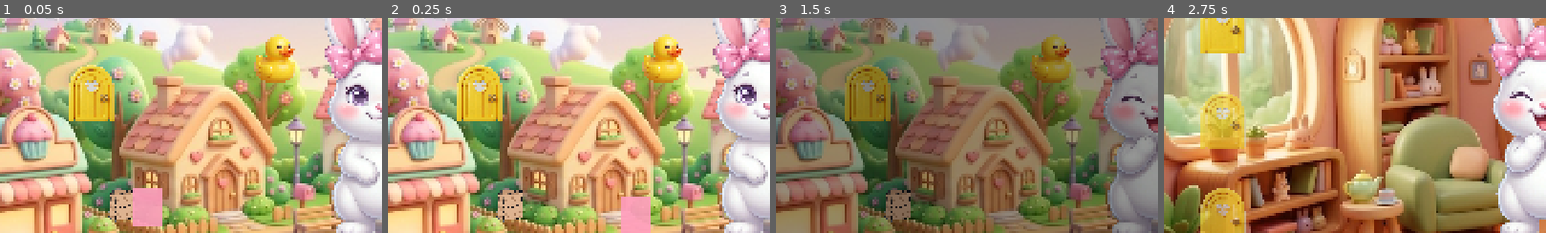
Above: before the commit, frames 1-4 (left to right).
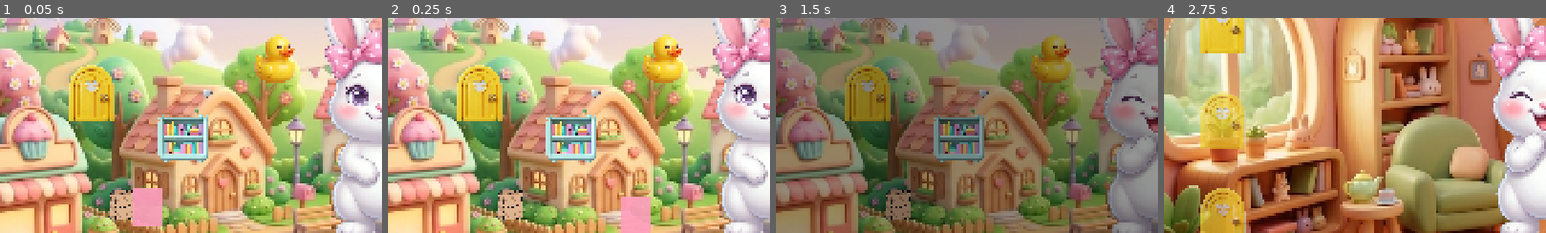
Above: after the commit, the same moments.

Repository: danielvm-git/big-quiqui-v2
Game: Godot game, scene res://scenes/vila.tscn
The game is run twice, just before and just after one commit, with the same random seed, the same clock (stepped at 60 frames per second) and the same inputs. This scene is started directly instead of the project's main scene. Sound files missing from this copy of the repository are replaced by a short silence.
Inputs (mouse positions are % of the whole screen's width and height, from its top left):
- Up to frame 1 (0.05 s): no input
- Up to frame 2 (0.25 s): no input
- Up to frame 3 (1.5 s): tap Enter at 0.5 s; drag from (50, 49) to (60, 28) at 0.52 s; drag from (5, 9) to (45, 70) at 1.27 s
- Up to frame 4 (2.75 s): move the mouse to (50, 49) at 2.02 s; tap Ctrl at 2.1 s; click (50, 49) at 2.17 s
The pictures show only the part of the screen within x 0-50%, y 26-76%; the shares and areas given below are measured in that part.

The runs differ from the first frame. In frame 1, 2.7% of the frame differs, in the area x 41-56%, y 33-68%; in frame 2, 2.7%; in frame 3, 2.7%; in frame 4, nothing differs.

Commit message:
feat(e10s04): PoiTable extraction and Vila ALBUM POI (t03)

Diff:
--- a/game/scenes/vila.tscn
+++ b/game/scenes/vila.tscn
@@ -1,43 +1,44 @@
 [gd_scene format=3]
 
-[ext_resource type="Script" path="res://scripts/scenes/vila.gd" id="1_ge51p"]
-[ext_resource type="Texture2D" path="res://assets/art/backgrounds/bg_vila.jpg" id="2_u757e"]
-[ext_resource type="Script" path="res://scripts/components/quiqui_rig.gd" id="3_6ahex"]
-[ext_resource type="Script" path="res://scripts/components/coin_ticket_hud.gd" id="4_7w3pu"]
-[ext_resource type="Script" path="res://scripts/components/tap_button.gd" id="5_gqmhq"]
-[ext_resource type="Texture2D" path="res://assets/art/ui/botao_casa.png" id="6_cqodo"]
-[ext_resource type="Script" path="res://scripts/components/wish_bubble.gd" id="7_cnm8j"]
-[ext_resource type="Texture2D" path="res://assets/art/moveis/porta.png" id="8_a1eos"]
-[ext_resource type="Texture2D" path="res://assets/art/items/roda_fortuna.png" id="9_bh6nw"]
-[ext_resource type="Texture2D" path="res://assets/art/items/melancia.png" id="10_b7swl"]
-[ext_resource type="Texture2D" path="res://assets/art/items/patinho.png" id="11_myncn"]
-[ext_resource type="Texture2D" path="res://assets/art/items/coroa.png" id="12_n6a0q"]
-[ext_resource type="Script" path="res://scripts/components/door_badge.gd" id="13_sxhq3"]
-[ext_resource type="Texture2D" path="res://assets/art/ui/bolinha_progresso_vazia.png" id="14_1m3mf"]
-[ext_resource type="Texture2D" path="res://assets/art/items/chuveirinho.png" id="15_7d53h"]
-[ext_resource type="Script" path="res://scripts/components/touch_draggable.gd" id="16_hnhw3"]
-[ext_resource type="Texture2D" path="res://assets/art/items/saquinho_lixo.png" id="17_38bqa"]
-[ext_resource type="Script" path="res://scripts/components/drag_hint.gd" id="18_2k3bi"]
-[ext_resource type="Script" path="res://scripts/components/hint_manager.gd" id="19_m8il4"]
-[ext_resource type="Texture2D" path="res://assets/art/efeitos/confete.png" id="20_8dlib"]
-
-[node name="Vila" type="Control" unique_id=767813977]
+[ext_resource type="Script" path="res://scripts/scenes/vila.gd" id="1_u757e"]
+[ext_resource type="Texture2D" path="res://assets/art/backgrounds/bg_vila.jpg" id="2_6ahex"]
+[ext_resource type="Script" path="res://scripts/components/quiqui_rig.gd" id="3_7w3pu"]
+[ext_resource type="Script" path="res://scripts/components/coin_ticket_hud.gd" id="4_gqmhq"]
+[ext_resource type="Script" path="res://scripts/components/tap_button.gd" id="5_cqodo"]
+[ext_resource type="Texture2D" path="res://assets/art/ui/botao_casa.png" id="6_cnm8j"]
+[ext_resource type="Script" path="res://scripts/components/wish_bubble.gd" id="7_a1eos"]
+[ext_resource type="Texture2D" path="res://assets/art/moveis/porta.png" id="8_bh6nw"]
+[ext_resource type="Texture2D" path="res://assets/art/items/roda_fortuna.png" id="9_b7swl"]
+[ext_resource type="Texture2D" path="res://assets/art/items/melancia.png" id="10_myncn"]
+[ext_resource type="Texture2D" path="res://assets/art/items/patinho.png" id="11_n6a0q"]
+[ext_resource type="Texture2D" path="res://assets/art/items/coroa.png" id="12_sxhq3"]
+[ext_resource type="Script" path="res://scripts/components/door_badge.gd" id="13_1m3mf"]
+[ext_resource type="Texture2D" path="res://assets/art/ui/bolinha_progresso_vazia.png" id="14_7d53h"]
+[ext_resource type="Texture2D" path="res://assets/art/moveis/estante.png" id="15_hnhw3"]
+[ext_resource type="Texture2D" path="res://assets/art/items/chuveirinho.png" id="16_38bqa"]
+[ext_resource type="Script" path="res://scripts/components/touch_draggable.gd" id="17_2k3bi"]
+[ext_resource type="Texture2D" path="res://assets/art/items/saquinho_lixo.png" id="18_m8il4"]
+[ext_resource type="Script" path="res://scripts/components/drag_hint.gd" id="19_8dlib"]
+[ext_resource type="Script" path="res://scripts/components/hint_manager.gd" id="20_dm4mx"]
+[ext_resource type="Texture2D" path="res://assets/art/efeitos/confete.png" id="21_s252r"]
+
+[node name="Vila" type="Control" unique_id=971041073]
 layout_mode = 3
 anchors_preset = 0
 anchor_right = 1.0
 anchor_bottom = 1.0
-script = ExtResource("1_ge51p")
-
-[node name="Background" type="TextureRect" parent="." unique_id=1069782039 groups=["background"]]
-layout_mode = 0
-anchor_right = 1.0
-anchor_bottom = 1.0
-mouse_filter = 2
-texture = ExtResource("2_u757e")
+script = ExtResource("1_u757e")
+
+[node name="Background" type="TextureRect" parent="." unique_id=322626216 groups=["background"]]
+layout_mode = 0
+anchor_right = 1.0
+anchor_bottom = 1.0
+mouse_filter = 2
+texture = ExtResource("2_6ahex")
 expand_mode = 1
 stretch_mode = 6
 
-[node name="QuiQuiRig" type="Control" parent="." unique_id=388145511 groups=["rig"]]
+[node name="QuiQuiRig" type="Control" parent="." unique_id=851741312 groups=["rig"]]
 anchors_preset = 0
 anchor_left = 0.5
 anchor_top = 0.20592593
@@ -45,9 +46,9 @@
 anchor_bottom = 0.78
 offset_left = -320.0
 offset_right = 320.0
-script = ExtResource("3_6ahex")
-
-[node name="CoinTicketHud" type="Control" parent="." unique_id=429650282 groups=["ui_top_right"]]
+script = ExtResource("3_7w3pu")
+
+[node name="CoinTicketHud" type="Control" parent="." unique_id=1220751554 groups=["ui_top_right"]]
 anchors_preset = 0
 anchor_left = 1.0
 anchor_right = 1.0
@@ -55,26 +56,26 @@
 offset_top = 36.0
 offset_right = -36.0
 offset_bottom = 124.0
-script = ExtResource("4_7w3pu")
-
-[node name="HomeButton" type="Control" parent="." unique_id=84526949 groups=["hit_target"]]
+script = ExtResource("4_gqmhq")
+
+[node name="HomeButton" type="Control" parent="." unique_id=2055636920 groups=["hit_target"]]
 anchors_preset = 0
 offset_left = 36.0
 offset_top = 36.0
 offset_right = 156.0
 offset_bottom = 156.0
-script = ExtResource("5_gqmhq")
-
-[node name="Art" type="TextureRect" parent="HomeButton" unique_id=297762925]
-layout_mode = 0
-anchor_right = 1.0
-anchor_bottom = 1.0
-mouse_filter = 2
-texture = ExtResource("6_cqodo")
-expand_mode = 1
-stretch_mode = 5
-
-[node name="WishBubble" type="Control" parent="." unique_id=178488630 groups=["wish_bubble"]]
+script = ExtResource("5_cqodo")
+
+[node name="Art" type="TextureRect" parent="HomeButton" unique_id=1673993511]
+layout_mode = 0
+anchor_right = 1.0
+anchor_bottom = 1.0
+mouse_filter = 2
+texture = ExtResource("6_cnm8j")
+expand_mode = 1
+stretch_mode = 5
+
+[node name="WishBubble" type="Control" parent="." unique_id=98165924 groups=["wish_bubble"]]
 anchors_preset = 0
 anchor_left = 0.5
 anchor_top = 0.20592593
@@ -84,9 +85,9 @@
 offset_top = -228.0
 offset_right = 110.0
 offset_bottom = -8.0
-script = ExtResource("7_cnm8j")
-
-[node name="PoiCASA" type="Control" parent="." unique_id=761003079 groups=["hit_target"]]
+script = ExtResource("7_a1eos")
+
+[node name="PoiCASA" type="Control" parent="." unique_id=1314711409 groups=["hit_target"]]
 anchors_preset = 0
 anchor_left = 0.12
 anchor_top = 0.44
@@ -96,18 +97,18 @@
 offset_top = -84.0
 offset_right = 84.0
 offset_bottom = 84.0
-script = ExtResource("5_gqmhq")
-
-[node name="Art" type="TextureRect" parent="PoiCASA" unique_id=562389080]
-layout_mode = 0
-anchor_right = 1.0
-anchor_bottom = 1.0
-mouse_filter = 2
-texture = ExtResource("8_a1eos")
-expand_mode = 1
-stretch_mode = 5
-
-[node name="PoiRODA" type="Control" parent="." unique_id=689394209 groups=["hit_target"]]
+script = ExtResource("5_cqodo")
+
+[node name="Art" type="TextureRect" parent="PoiCASA" unique_id=995072188]
+layout_mode = 0
+anchor_right = 1.0
+anchor_bottom = 1.0
+mouse_filter = 2
+texture = ExtResource("8_bh6nw")
+expand_mode = 1
+stretch_mode = 5
+
+[node name="PoiRODA" type="Control" parent="." unique_id=1002699215 groups=["hit_target"]]
 anchors_preset = 0
 anchor_left = 0.86
 anchor_top = 0.4
@@ -117,18 +118,18 @@
 offset_top = -84.0
 offset_right = 84.0
 offset_bottom = 84.0
-script = ExtResource("5_gqmhq")
-
-[node name="Art" type="TextureRect" parent="PoiRODA" unique_id=1330757645]
-layout_mode = 0
-anchor_right = 1.0
-anchor_bottom = 1.0
-mouse_filter = 2
-texture = ExtResource("9_bh6nw")
-expand_mode = 1
-stretch_mode = 5
-
-[node name="PoiMERCADO" type="Control" parent="." unique_id=207312588 groups=["hit_target"]]
+script = ExtResource("5_cqodo")
+
+[node name="Art" type="TextureRect" parent="PoiRODA" unique_id=1519371833]
+layout_mode = 0
+anchor_right = 1.0
+anchor_bottom = 1.0
+mouse_filter = 2
+texture = ExtResource("9_b7swl")
+expand_mode = 1
+stretch_mode = 5
+
+[node name="PoiMERCADO" type="Control" parent="." unique_id=1101189660 groups=["hit_target"]]
 anchors_preset = 0
 anchor_left = 0.84
 anchor_top = 0.68
@@ -138,18 +139,18 @@
 offset_top = -84.0
 offset_right = 84.0
 offset_bottom = 84.0
-script = ExtResource("5_gqmhq")
-
-[node name="Art" type="TextureRect" parent="PoiMERCADO" unique_id=1761260346]
-layout_mode = 0
-anchor_right = 1.0
-anchor_bottom = 1.0
-mouse_filter = 2
-texture = ExtResource("10_b7swl")
-expand_mode = 1
-stretch_mode = 5
-
-[node name="PoiCASINHA" type="Control" parent="." unique_id=470173535 groups=["hit_target"]]
+script = ExtResource("5_cqodo")
+
+[node name="Art" type="TextureRect" parent="PoiMERCADO" unique_id=1563086356]
+layout_mode = 0
+anchor_right = 1.0
+anchor_bottom = 1.0
+mouse_filter = 2
+texture = ExtResource("10_myncn")
+expand_mode = 1
+stretch_mode = 5
+
+[node name="PoiCASINHA" type="Control" parent="." unique_id=2008257687 groups=["hit_target"]]
 anchors_preset = 0
 anchor_left = 0.36
 anchor_top = 0.36
@@ -159,18 +160,18 @@
 offset_top = -84.0
 offset_right = 84.0
 offset_bottom = 84.0
-script = ExtResource("5_gqmhq")
-
-[node name="Art" type="TextureRect" parent="PoiCASINHA" unique_id=1139986258]
-layout_mode = 0
-anchor_right = 1.0
-anchor_bottom = 1.0
-mouse_filter = 2
-texture = ExtResource("11_myncn")
-expand_mode = 1
-stretch_mode = 5
-
-[node name="PoiFESTA" type="Control" parent="." unique_id=1427848332 groups=["hit_target"]]
+script = ExtResource("5_cqodo")
+
+[node name="Art" type="TextureRect" parent="PoiCASINHA" unique_id=2111293342]
+layout_mode = 0
+anchor_right = 1.0
+anchor_bottom = 1.0
+mouse_filter = 2
+texture = ExtResource("11_n6a0q")
+expand_mode = 1
+stretch_mode = 5
+
+[node name="PoiFESTA" type="Control" parent="." unique_id=669228302 groups=["hit_target"]]
 anchors_preset = 0
 anchor_left = 0.64
 anchor_top = 0.34
@@ -180,38 +181,80 @@
 offset_top = -84.0
 offset_right = 84.0
 offset_bottom = 84.0
-script = ExtResource("5_gqmhq")
-
-[node name="Art" type="TextureRect" parent="PoiFESTA" unique_id=672993715]
-layout_mode = 0
-anchor_right = 1.0
-anchor_bottom = 1.0
-mouse_filter = 2
-texture = ExtResource("12_n6a0q")
-expand_mode = 1
-stretch_mode = 5
-
-[node name="PartyBadge" type="Control" parent="PoiFESTA" unique_id=1570385023]
+script = ExtResource("5_cqodo")
+
+[node name="Art" type="TextureRect" parent="PoiFESTA" unique_id=1935713066]
+layout_mode = 0
+anchor_right = 1.0
+anchor_bottom = 1.0
+mouse_filter = 2
+texture = ExtResource("12_sxhq3")
+expand_mode = 1
+stretch_mode = 5
+
+[node name="PartyBadge" type="Control" parent="PoiFESTA" unique_id=1124601398]
 anchors_preset = 0
 anchor_left = 1.0
 anchor_right = 1.0
 offset_left = -48.0
 offset_top = -48.0
 mouse_filter = 2
-script = ExtResource("13_sxhq3")
+script = ExtResource("13_1m3mf")
 locked_art = "res://assets/art/ui/bolinha_progresso_vazia.png"
 unlocked_art = "res://assets/art/ui/estrela.png"
 
-[node name="Art" type="TextureRect" parent="PoiFESTA/PartyBadge" unique_id=1731184918]
-layout_mode = 0
-anchor_right = 1.0
-anchor_bottom = 1.0
-mouse_filter = 2
-texture = ExtResource("14_1m3mf")
-expand_mode = 1
-stretch_mode = 5
-
-[node name="RecycleBin" type="Control" parent="." unique_id=497733246 groups=["hit_target"]]
+[node name="Art" type="TextureRect" parent="PoiFESTA/PartyBadge" unique_id=677387565]
+layout_mode = 0
+anchor_right = 1.0
+anchor_bottom = 1.0
+mouse_filter = 2
+texture = ExtResource("14_7d53h")
+expand_mode = 1
+stretch_mode = 5
+
+[node name="PoiALBUM" type="Control" parent="." unique_id=2017790595 groups=["hit_target"]]
+anchors_preset = 0
+anchor_left = 0.24
+anchor_top = 0.54
+anchor_right = 0.24
+anchor_bottom = 0.54
+offset_left = -84.0
+offset_top = -84.0
+offset_right = 84.0
+offset_bottom = 84.0
+script = ExtResource("5_cqodo")
+
+[node name="Art" type="TextureRect" parent="PoiALBUM" unique_id=1909628231]
+layout_mode = 0
+anchor_right = 1.0
+anchor_bottom = 1.0
+mouse_filter = 2
+texture = ExtResource("15_hnhw3")
+expand_mode = 1
+stretch_mode = 5
+
+[node name="AlbumBadge" type="Control" parent="PoiALBUM" unique_id=1836598478]
+anchors_preset = 0
+anchor_left = 1.0
+anchor_right = 1.0
+offset_left = -48.0
+offset_top = -48.0
+mouse_filter = 2
+script = ExtResource("13_1m3mf")
+rule = "stars"
+locked_art = "res://assets/art/ui/bolinha_progresso_vazia.png"
+unlocked_art = "res://assets/art/ui/estrela.png"
+
+[node name="Art" type="TextureRect" parent="PoiALBUM/AlbumBadge" unique_id=1555174915]
+layout_mode = 0
+anchor_right = 1.0
+anchor_bottom = 1.0
+mouse_filter = 2
+texture = ExtResource("14_7d53h")
+expand_mode = 1
+stretch_mode = 5
+
+[node name="RecycleBin" type="Control" parent="." unique_id=1547788886 groups=["hit_target"]]
 anchors_preset = 0
 anchor_left = 0.72
 anchor_top = 0.78
@@ -223,22 +266,22 @@
 offset_bottom = 84.0
 mouse_filter = 2
 
-[node name="Visual" type="Control" parent="RecycleBin" unique_id=561714783]
-anchors_preset = 0
-anchor_right = 1.0
-anchor_bottom = 1.0
-mouse_filter = 2
-
-[node name="Art" type="TextureRect" parent="RecycleBin/Visual" unique_id=298266967]
-layout_mode = 0
-anchor_right = 1.0
-anchor_bottom = 1.0
-mouse_filter = 2
-texture = ExtResource("15_7d53h")
-expand_mode = 1
-stretch_mode = 5
-
-[node name="RecycleBag" type="Control" parent="." unique_id=476178352 groups=["hit_target"]]
+[node name="Visual" type="Control" parent="RecycleBin" unique_id=772242038]
+anchors_preset = 0
+anchor_right = 1.0
+anchor_bottom = 1.0
+mouse_filter = 2
+
+[node name="Art" type="TextureRect" parent="RecycleBin/Visual" unique_id=693414864]
+layout_mode = 0
+anchor_right = 1.0
+anchor_bottom = 1.0
+mouse_filter = 2
+texture = ExtResource("16_38bqa")
+expand_mode = 1
+stretch_mode = 5
+
+[node name="RecycleBag" type="Control" parent="." unique_id=1430681174 groups=["hit_target"]]
 anchors_preset = 0
 anchor_left = 0.16
 anchor_top = 0.7
@@ -248,36 +291,36 @@
 offset_top = -74.0
 offset_right = 74.0
 offset_bottom = 74.0
-script = ExtResource("16_hnhw3")
-
-[node name="Art" type="TextureRect" parent="RecycleBag" unique_id=840036586]
-layout_mode = 0
-anchor_right = 1.0
-anchor_bottom = 1.0
-mouse_filter = 2
-texture = ExtResource("17_38bqa")
-expand_mode = 1
-stretch_mode = 5
-
-[node name="HintLayer" type="Control" parent="." unique_id=2144694915]
-anchors_preset = 0
-anchor_right = 1.0
-anchor_bottom = 1.0
-mouse_filter = 2
-
-[node name="DragHint" type="Control" parent="HintLayer" unique_id=2136340380]
+script = ExtResource("17_2k3bi")
+
+[node name="Art" type="TextureRect" parent="RecycleBag" unique_id=8734446]
+layout_mode = 0
+anchor_right = 1.0
+anchor_bottom = 1.0
+mouse_filter = 2
+texture = ExtResource("18_m8il4")
+expand_mode = 1
+stretch_mode = 5
+
+[node name="HintLayer" type="Control" parent="." unique_id=1976008847]
+anchors_preset = 0
+anchor_right = 1.0
+anchor_bottom = 1.0
+mouse_filter = 2
+
+[node name="DragHint" type="Control" parent="HintLayer" unique_id=207258473]
 visible = false
 anchors_preset = 0
-script = ExtResource("18_2k3bi")
-
-[node name="HintManager" type="Node" parent="." unique_id=1551972927]
-script = ExtResource("19_m8il4")
-
-[node name="Sparkle" type="CPUParticles2D" parent="." unique_id=457739303]
+script = ExtResource("19_8dlib")
+
+[node name="HintManager" type="Node" parent="." unique_id=2033155189]
+script = ExtResource("20_dm4mx")
+
+[node name="Sparkle" type="CPUParticles2D" parent="." unique_id=1888507162]
 z_index = 40
 emitting = false
 amount = 24
-texture = ExtResource("20_8dlib")
+texture = ExtResource("21_s252r")
 lifetime = 0.6
 one_shot = true
 explosiveness = 1.0
--- /dev/null
+++ b/game/scripts/core/poi_table.gd
@@ -0,0 +1,30 @@
+# story: e10s04
+class_name PoiTable
+extends RefCounted
+## Central registry of Vila Points of Interest (POIs) and their scene targets (e10s04).
+## Extracted from VilaScene to enforce the 300-line bar and allow clean external queries.
+
+const CASA_PATH: String = "res://scenes/casa.tscn"
+const RODA_PATH: String = "res://scenes/roda.tscn"
+const MERCADO_PATH: String = "res://scenes/mercado.tscn"
+const CASINHA_PATH: String = "res://scenes/casinha.tscn"
+const FESTA_PATH: String = "res://scenes/festa.tscn"
+const ALBUM_PATH: String = "res://scenes/album.tscn"
+
+const POI_CASA: String = "CASA"
+const POI_RODA: String = "RODA"
+const POI_RECYCLING: String = "RECYCLING"
+const POI_MERCADO: String = "MERCADO"
+const POI_CASINHA: String = "CASINHA"
+const POI_FESTA: String = "FESTA"
+const POI_ALBUM: String = "ALBUM"
+
+const SCENES: Dictionary = {
+	POI_CASA: CASA_PATH,
+	POI_RODA: RODA_PATH,
+	POI_RECYCLING: "",
+	POI_MERCADO: MERCADO_PATH,
+	POI_CASINHA: CASINHA_PATH,
+	POI_FESTA: FESTA_PATH,
+	POI_ALBUM: ALBUM_PATH,
+}
--- a/game/scripts/scenes/vila.gd
+++ b/game/scripts/scenes/vila.gd
@@ -1,5 +1,6 @@
 # story: e08s01
 # story: e08s02
+# story: e10s04
 class_name VilaScene
 extends Control
 ## Outdoor hub: six building taps, the same wish bubble semantics as the Casa,
@@ -7,25 +8,19 @@
 
 signal poi_requested(poi: String)
 
-const CASA_PATH: String = "res://scenes/casa.tscn"
-const RODA_PATH: String = "res://scenes/roda.tscn"
+const CASA_PATH: String = PoiTable.CASA_PATH
+const RODA_PATH: String = PoiTable.RODA_PATH
 const SPARKLE_SFX: String = "res://assets/audio/sfx/confete.ogg"
 
-const POI_SCENE_CASA: String = "CASA"
-const POI_SCENE_RODA: String = "RODA"
-const POI_RECYCLING: String = "RECYCLING"
-const POI_MERCADO: String = "MERCADO"
-const POI_CASINHA: String = "CASINHA"
-const POI_FESTA: String = "FESTA"
-
-const POI_SCENES: Dictionary = {
-	POI_SCENE_CASA: CASA_PATH,
-	POI_SCENE_RODA: RODA_PATH,
-	POI_RECYCLING: "",
-	POI_MERCADO: "res://scenes/mercado.tscn",
-	POI_CASINHA: "res://scenes/casinha.tscn",
-	POI_FESTA: "res://scenes/festa.tscn",
-}
+const POI_SCENE_CASA: String = PoiTable.POI_CASA
+const POI_SCENE_RODA: String = PoiTable.POI_RODA
+const POI_RECYCLING: String = PoiTable.POI_RECYCLING
+const POI_MERCADO: String = PoiTable.POI_MERCADO
+const POI_CASINHA: String = PoiTable.POI_CASINHA
+const POI_FESTA: String = PoiTable.POI_FESTA
+const POI_ALBUM: String = PoiTable.POI_ALBUM
+
+const POI_SCENES: Dictionary = PoiTable.SCENES
 
 const WISH_ICONS: Dictionary = {
 	CareSteps.FEED: "res://assets/art/items/cenoura.png",
--- a/game/tools/build_vila_scene.gd
+++ b/game/tools/build_vila_scene.gd
@@ -1,5 +1,6 @@
 # story: e08s01
 # story: e08s02
+# story: e10s04
 extends SceneTree
 ## Builds `res://scenes/vila.tscn`. Run:
 ##   godot --headless --path game -s tools/build_vila_scene.gd
@@ -32,13 +33,14 @@
 const POI_SIZE: float = 168.0
 const BAG_SIZE: float = 148.0
 
-## CASA/RODA/recycling row + mercado + casinha + festa
+## CASA/RODA/recycling row + mercado + casinha + festa + album
 const POI_SPECS: Array[Dictionary] = [
 	{"id": "CASA", "x": 0.12, "y": 0.44, "art": "res://assets/art/moveis/porta.png"},
 	{"id": "RODA", "x": 0.86, "y": 0.40, "art": "res://assets/art/items/roda_fortuna.png"},
 	{"id": "MERCADO", "x": 0.84, "y": 0.68, "art": "res://assets/art/items/melancia.png"},
 	{"id": "CASINHA", "x": 0.36, "y": 0.36, "art": "res://assets/art/items/patinho.png"},
 	{"id": "FESTA", "x": 0.64, "y": 0.34, "art": "res://assets/art/items/coroa.png"},
+	{"id": "ALBUM", "x": 0.24, "y": 0.54, "art": "res://assets/art/moveis/estante.png"},
 ]
 
 
@@ -52,6 +54,7 @@
 	for spec: Dictionary in POI_SPECS:
 		_add_poi(root, str(spec["id"]), float(spec["x"]), float(spec["y"]), str(spec["art"]))
 	_add_party_badge(root)
+	_add_album_badge(root)
 	_add_recycle_bin(root, 0.72, 0.78)
 	_add_recycle_bag(root, 0.16, 0.70)
 	_add_hint_layer(root)
@@ -160,6 +163,23 @@
 	door.add_child(badge)
 
 
+func _add_album_badge(root: Control) -> void:
+	var door: Control = root.get_node_or_null("PoiALBUM") as Control
+	if door == null:
+		return
+	var badge: Control = Control.new()
+	badge.name = "AlbumBadge"
+	badge.set_script(load(DOOR_BADGE_SCRIPT))
+	badge.set("rule", "stars")
+	badge.set("required_stars", 1)
+	badge.set("locked_art", PARTY_LOCKED_ART)
+	badge.set("unlocked_art", PARTY_UNLOCKED_ART)
+	badge.mouse_filter = Control.MOUSE_FILTER_IGNORE
+	SceneBuilder.pin(badge, Vector4(1.0, 0.0, 1.0, 0.0), Vector4(-48.0, -48.0, 0.0, 0.0))
+	badge.add_child(_full_rect_art("Art", PARTY_LOCKED_ART, "", false))
+	door.add_child(badge)
+
+
 func _add_recycle_bin(root: Control, x: float, y: float) -> void:
 	var bin: Control = Control.new()
 	bin.name = "RecycleBin"
Not shown, added: game/scripts/core/poi_table.gd.uid
